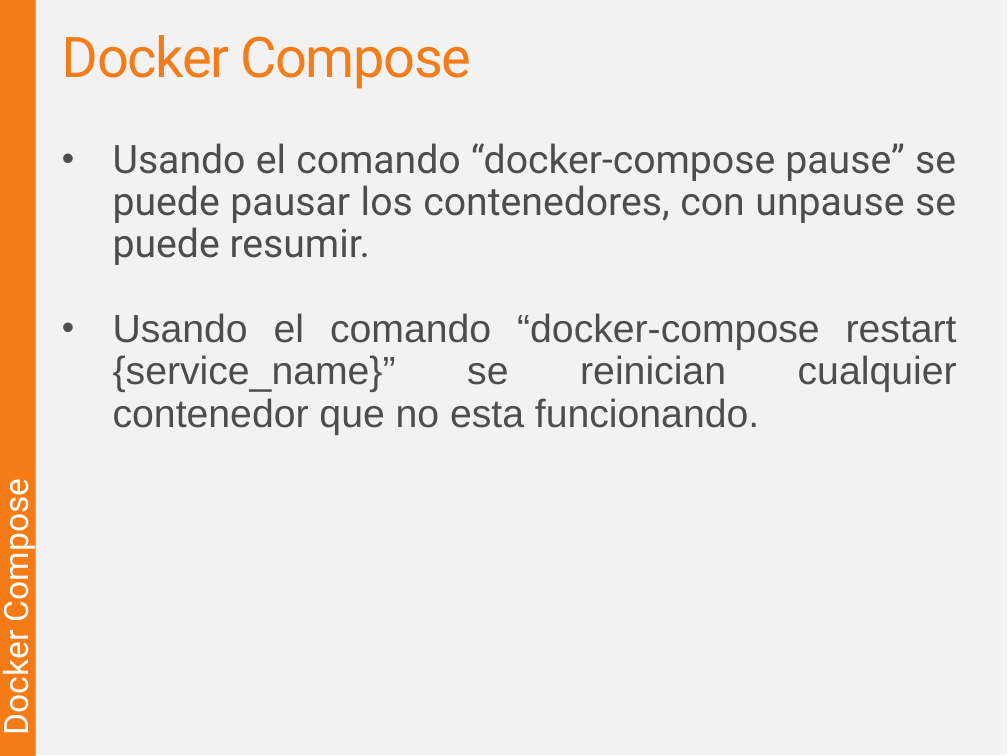
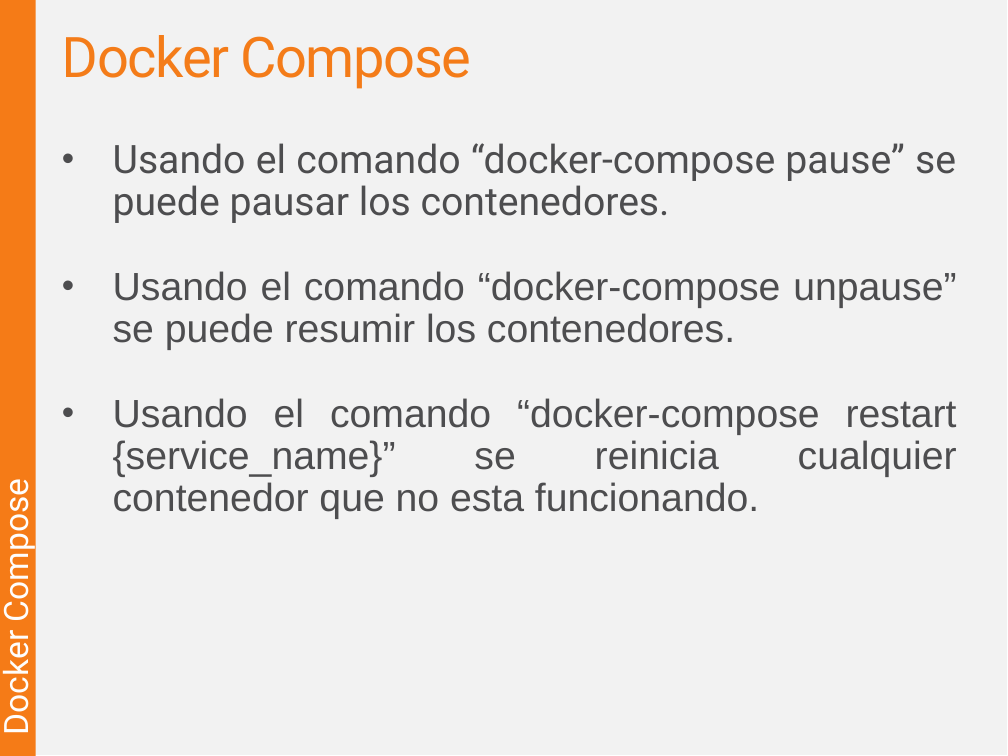
Before and after one commit to acalder88/docker-training, a slide deck: slide 30 of ContainersT.pptx. Drawn at 1008x756 pixels with LibreOffice and Linux fonts; fonts in the diff are those of the drawing; background and template pictures are left out. Boxes give left, top, right and bottom in pixels: in the first picture for what was removed or moved away, otherwise in the second. Text is boxed around its words. In the diff, an @@ line names an element or a change of style, - is before the commit and + after.

```diff
--- a/ContainersT.pptx
+++ b/ContainersT.pptx
@@ text at <box>113,143,957,519</box>: text changed @@
-• Usando el comando “docker-compose pause” se puede pausar los contenedores, con unpause se puede resumir.
-• Usando el comando “docker-compose restart {service_name}” se reinician cualquier contenedor que no esta funcionando.
+• Usando el comando “docker-compose pause” se puede pausar los contenedores.
+• Usando el comando “docker-compose unpause” se puede resumir los contenedores.
+• Usando el comando “docker-compose restart {service_name}” se reinicia cualquier contenedor que no esta funcionando.
```
Also in this commit, not shown: 6 other slides changed.
